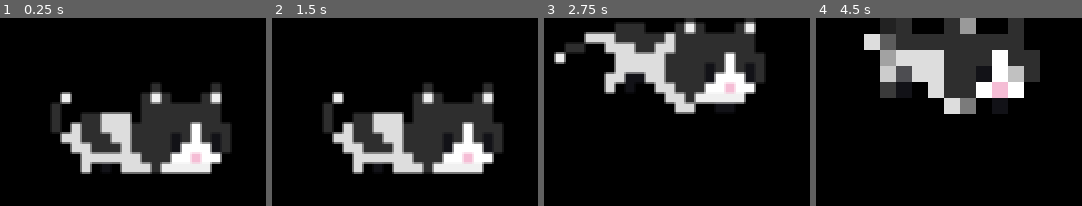
Above: before the commit, frames 1-4 (left to right).
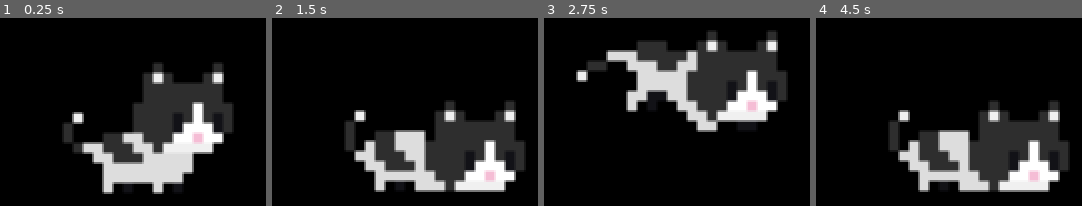
Above: after the commit, the same moments.

Repository: LaBottle/GodotDesktopPet
Game: Godot game, scene res://World.tscn
Same seed, same stepped clock (60 frames per second), same inputs: the game is played once before the commit and once after it.
Inputs (mouse positions are in pixels of both pictures, inside the frame that each line leads up to):
- Up to frame 1 (0.25 s): no input
- Up to frame 2 (1.5 s): move the mouse to (466, 102) at 0.52 s; press the mouse at (466, 102) at 0.53 s; tap Enter at 1.25 s; move the mouse to (351, 123) at 1.27 s; release the mouse at (351, 123) at 1.28 s; click (351, 123) at 1.35 s
- Up to frame 3 (2.75 s): move the mouse to (706, 70) at 2.02 s; press the mouse at (706, 70) at 2.03 s
- Up to frame 4 (4.5 s): tap Space at 2.75 s; move the mouse to (938, 151) at 2.77 s; release the mouse at (938, 151) at 2.78 s; click (938, 151) at 2.85 s; move the mouse to (1031, 142) at 3.52 s; press the mouse at (1031, 142) at 3.53 s; tap Enter at 4.25 s; move the mouse to (869, 83) at 4.27 s; release the mouse at (869, 83) at 4.28 s; click (869, 83) at 4.35 s

The runs differ from the first frame. In frame 1, 20% of the frame differs, in the area x 19-88%, y 24-94%; in frame 2, 24%; in frame 3, 23%; in frame 4, 43%, in the area x 18-95%, y 0-93%.

Commit message:
mood & popwindow

Diff:
--- a/Pet/Pet.gd
+++ b/Pet/Pet.gd
@@ -2,10 +2,12 @@
 
 onready var animation_player: AnimationPlayer = $AnimationPlayer
 onready var action_switch_timer: Timer = $ActionSwitchTimer
+onready var expression_sprite :Sprite = $Expression
+onready var expression_timer :Timer = $Expression/ExpressionTimer
 
 enum State {RELEASED, DRAGGING, ACTION}
 enum Action {IDLE, WALK, RUN}
-
+enum Mood {HAPPY, SAD, ANGRY}
 
 #constant
 const walk_speed := 200
@@ -18,6 +20,7 @@
 #variable
 var state setget set_state, get_state
 var action setget set_action, get_action
+var mood setget change_mood, get_mood
 var velocity := Vector2.ZERO
 var click_pos := Vector2.ZERO
 var direction = 1
@@ -25,10 +28,11 @@
 func _ready() -> void:
 	randomize()
 	self.state = State.RELEASED
+	self.mood = 40 #happy
 
 
 func _physics_process(delta: float) -> void:
-	print(action_switch_timer.time_left)
+#	print(action_switch_timer.time_left)
 	match self.state:
 		State.DRAGGING:
 			#TO RELEASED
@@ -43,7 +47,7 @@
 			if Input.is_action_just_pressed("click"):
 				self.state = State.DRAGGING
 			#TO ACTION
-			elif OS.window_position.y + 75 >= screen_size.y:
+			elif OS.window_position.y + 90 >= screen_size.y:
 				self.state = State.ACTION
 			else:
 				velocity.y += gravity * delta
@@ -80,15 +84,16 @@
 		State.RELEASED:
 			animation_player.play("release")
 		State.DRAGGING:
+			change_mood(mood-5)
 			action_switch_timer.stop()
 			velocity = Vector2.ZERO
 			click_pos = get_local_mouse_position()
 			animation_player.play("drag")
 		State.ACTION:
-			OS.window_position.y = screen_size.y - 75
+			change_mood(mood+5)
+			OS.window_position.y = screen_size.y - 90
 			velocity.y = 0
 			animation_player.play("land") # will set action to idle
-
 
 func get_state() -> int:
 	return state
@@ -125,8 +130,47 @@
 func get_action() -> int:
 	return action
 
+func get_mood() -> int:
+	return mood
+
+func change_mood(newmood) -> void:
+	mood = newmood
+	if mood == 20:
+		pop_window(3,"happy")
+	elif mood == 0:
+		pop_window(3,"sad")
+#	else:
+#		pop_window(3,"angry")
+
+func pop_window(time,keyword) -> void:
+	var expression_frame :int
+	match keyword:
+		"happy":
+			expression_frame = 13
+		"sad":
+			expression_frame = 14
+		"angry":
+			expression_frame = 15
+
+	get_viewport().size = Vector2(135,120)
+	OS.window_position.y -=  25
+	get_parent().get_node("Pet").position.y += 25
+	expression_timer.start(time)
+	expression_sprite.frame = expression_frame
+	expression_sprite.visible = true
+
+
+
 func _on_ActionSwitchTimer_timeout() -> void:
 	var next_action = randi() % (Action.size() - 1)
 	if next_action >= action:
 		next_action += 1
 	self.action = next_action
+
+
+func _on_ExpressionTimer_timeout() -> void:
+	expression_sprite.visible = false
+	get_viewport().size = Vector2(135,95)
+	OS.window_position.y +=  25
+	get_parent().get_node("Pet").position.y -= 25
+	pass # Replace with function body.
--- a/Pet/Pet.tscn
+++ b/Pet/Pet.tscn
@@ -18,6 +18,7 @@
 [ext_resource path="res://Assets/white_walk_8fps/7.png" type="Texture" id=16]
 [ext_resource path="res://Assets/white_walk_8fps/4.png" type="Texture" id=17]
 [ext_resource path="res://Assets/white_drug&fall/1.png" type="Texture" id=18]
+[ext_resource path="res://Assets/expression/vector_style5.png" type="Texture" id=19]
 [ext_resource path="res://Assets/white_drug&fall/2.png" type="Texture" id=20]
 [ext_resource path="res://Assets/white_run_8fps/8.png" type="Texture" id=22]
 [ext_resource path="res://Assets/white_run_8fps/2.png" type="Texture" id=23]
@@ -327,4 +328,15 @@
 wait_time = 10.0
 one_shot = true
 
+[node name="Expression" type="Sprite" parent="."]
+position = Vector2( 0, -49 )
+texture = ExtResource( 19 )
+hframes = 10
+vframes = 3
+frame = 15
+region_rect = Rect2( 96, 38, 32, 38 )
+
+[node name="ExpressionTimer" type="Timer" parent="Expression"]
+wait_time = 4.0
+
 [connection signal="timeout" from="ActionSwitchTimer" to="." method="_on_ActionSwitchTimer_timeout"]
--- a/World.tscn
+++ b/World.tscn
@@ -7,9 +7,14 @@
 script = ExtResource( 2 )
 
 [node name="Pet" parent="." instance=ExtResource( 1 )]
-position = Vector2( 58, 35 )
+position = Vector2( 69, 44 )
 __meta__ = {
 "_edit_group_": true
 }
 
+[node name="Expression" parent="Pet" index="2"]
+visible = false
+
+[connection signal="timeout" from="Pet/Expression/ExpressionTimer" to="Pet" method="_on_ExpressionTimer_timeout"]
+
 [editable path="Pet"]
Binary file added: Assets/expression/vector_style5.png
Not shown, added: Assets/expression/vector_style5.png.import
Not shown: 1 places in Pet/Pet.tscn that only renumber resources
